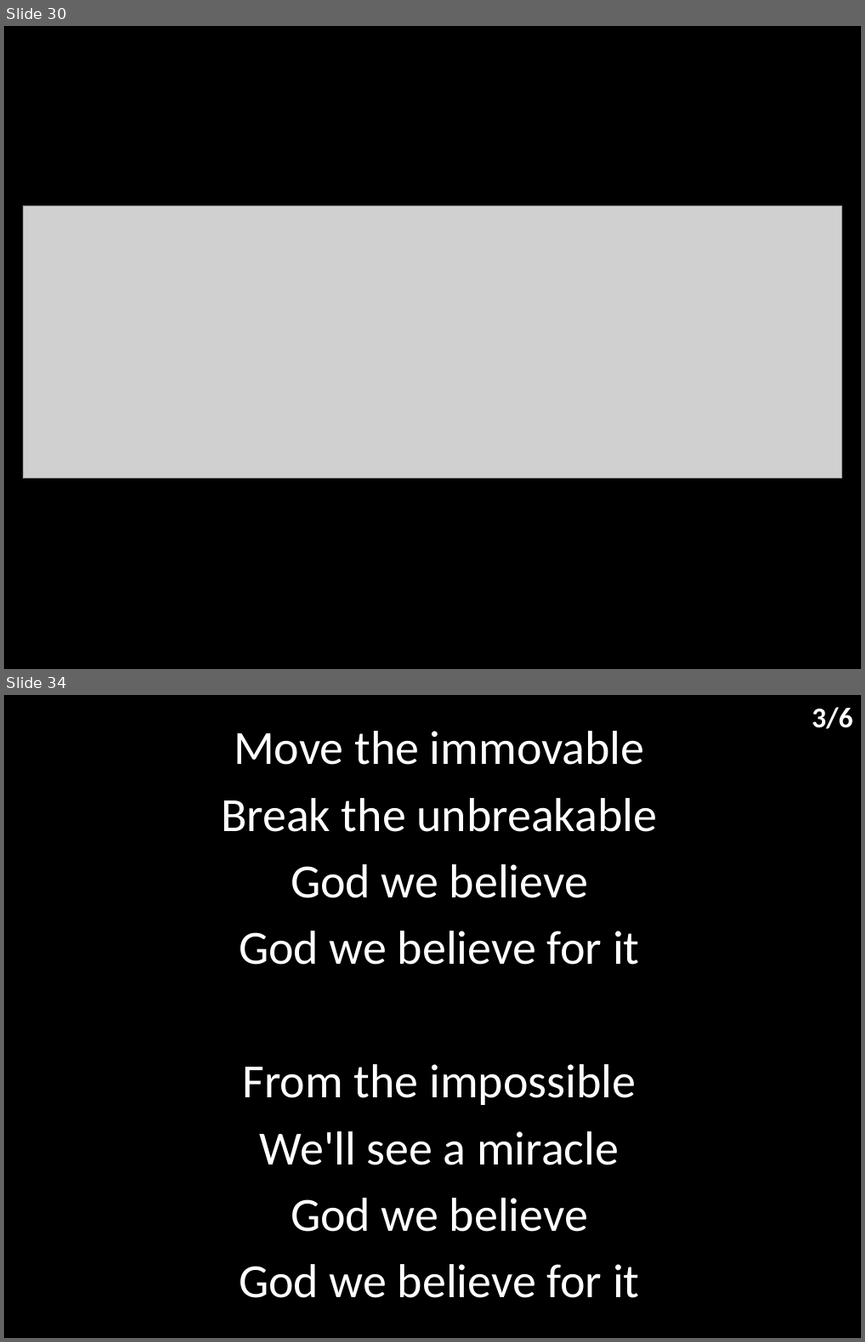
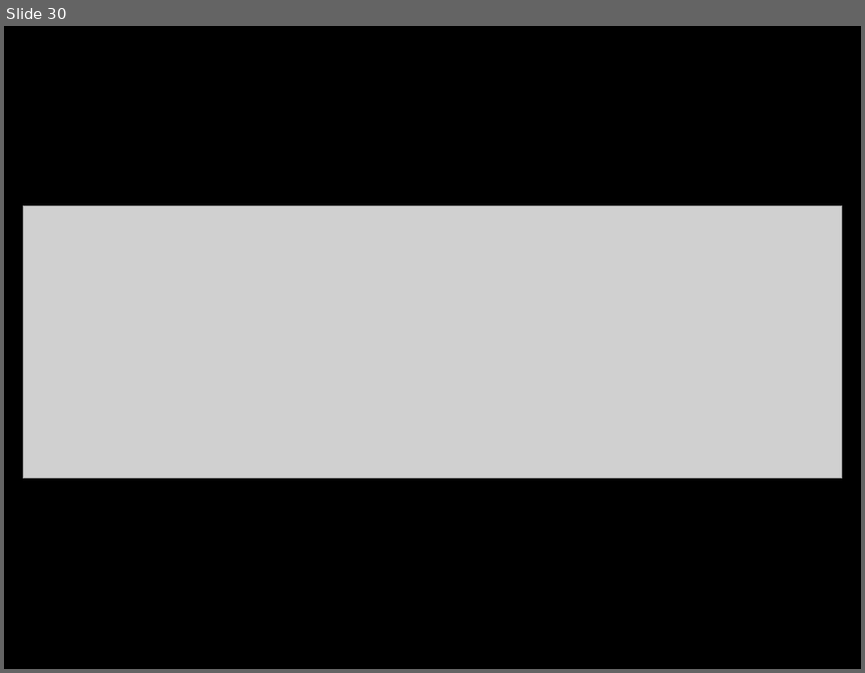
Before and after one commit to hoo-are-ya/worship, a slide deck: docs/songs_2022-09-25.pptx. Shown one above the other, each under a label of ours: slides 30 and 34 before the commit, slide 30 after it; the slides between them are not shown. The pictures are 865x1342 and 865x673 pixels, drawn with LibreOffice and Linux fonts; fonts in the diff are those of the drawing; grey boxes stand for pictures. Boxes give left, top, right and bottom in pixels: in the first picture for what was removed or moved away, otherwise in the second. Text is boxed around its words. In the diff, an @@ line names an element or a change of style, - is before the commit and + after.

```diff
--- a/docs/songs_2022-09-25.pptx
+++ b/docs/songs_2022-09-25.pptx
@@ slide 34 removed at bbox=[4, 695, 861, 1338], background #000000 @@
@@ text removed at bbox=[812, 707, 852, 729] @@
-3/6
@@ subtitle removed at bbox=[221, 731, 657, 1298] @@
-Move the immovable
-Break the unbreakable
-God we believe
-God we believe for it
-From the impossible
-We'll see a miracle
-God we believe
-God we believe for it
```
Also in this commit, not shown: 1 slide added, 12 other slides removed, 4 other files.
